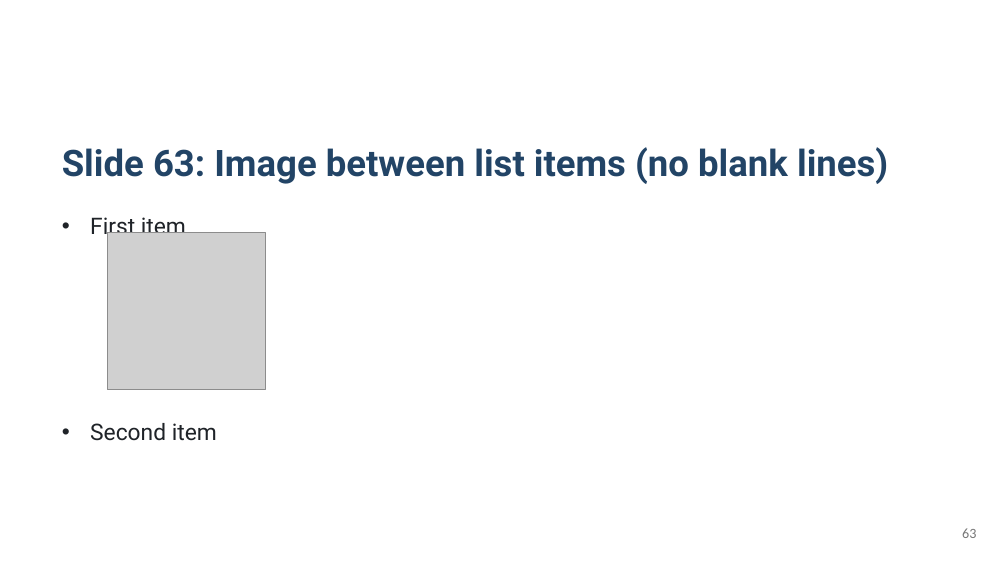
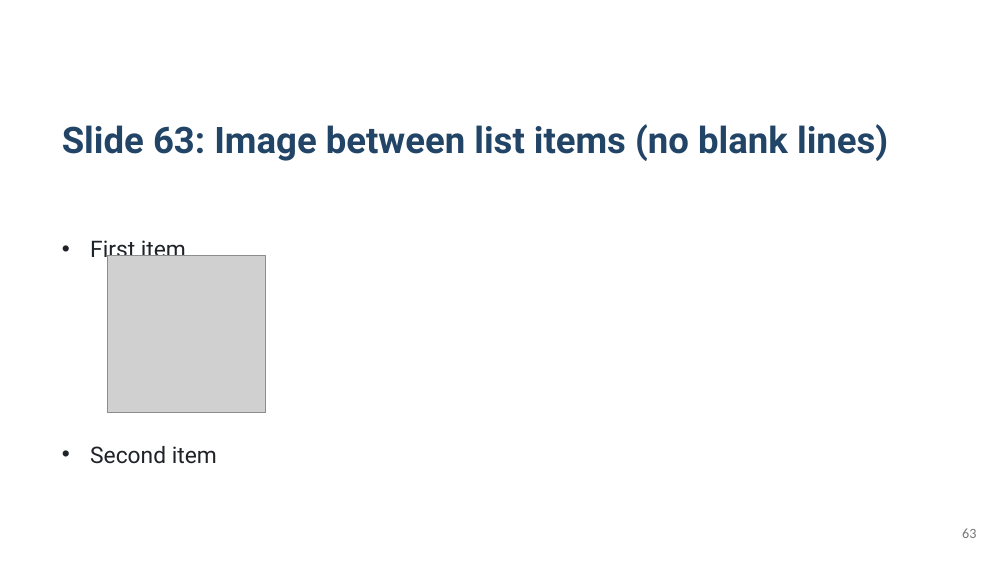
Before and after one commit to KatsuYuzu/marp-to-editable-pptx, a slide deck: slide 63 of output-pptx/test-output.pptx. Drawn at 1008x567 pixels with LibreOffice and Linux fonts; fonts in the diff are those of the drawing; grey boxes stand for pictures. Boxes give left, top, right and bottom in pixels: in the first picture for what was removed or moved away, otherwise in the second. Text is boxed around its words. In the diff, an @@ line names an element or a change of style, - is before the commit and + after.

```diff
--- a/output-pptx/test-output.pptx
+++ b/output-pptx/test-output.pptx
@@ text "Slide 63: Image between list ...": place and size @@
-text "Slide 63: Image between list ..." at box(62, 147, 888, 184)
+text "Slide 63: Image between list ..." at box(62, 124, 888, 161)
@@ text "First item": place and size @@
-text "First item" at box(90, 214, 186, 240)
+text "First item" at box(90, 237, 186, 263)
@@ picture: place and size @@
-picture at box(107, 232, 265, 389)
+picture at box(107, 256, 265, 413)
@@ text "Second item": place and size @@
-text "Second item" at box(90, 423, 217, 441)
+text "Second item" at box(90, 446, 217, 464)
```
Also in this commit, not shown: 21 other slides changed, 1 other file.
